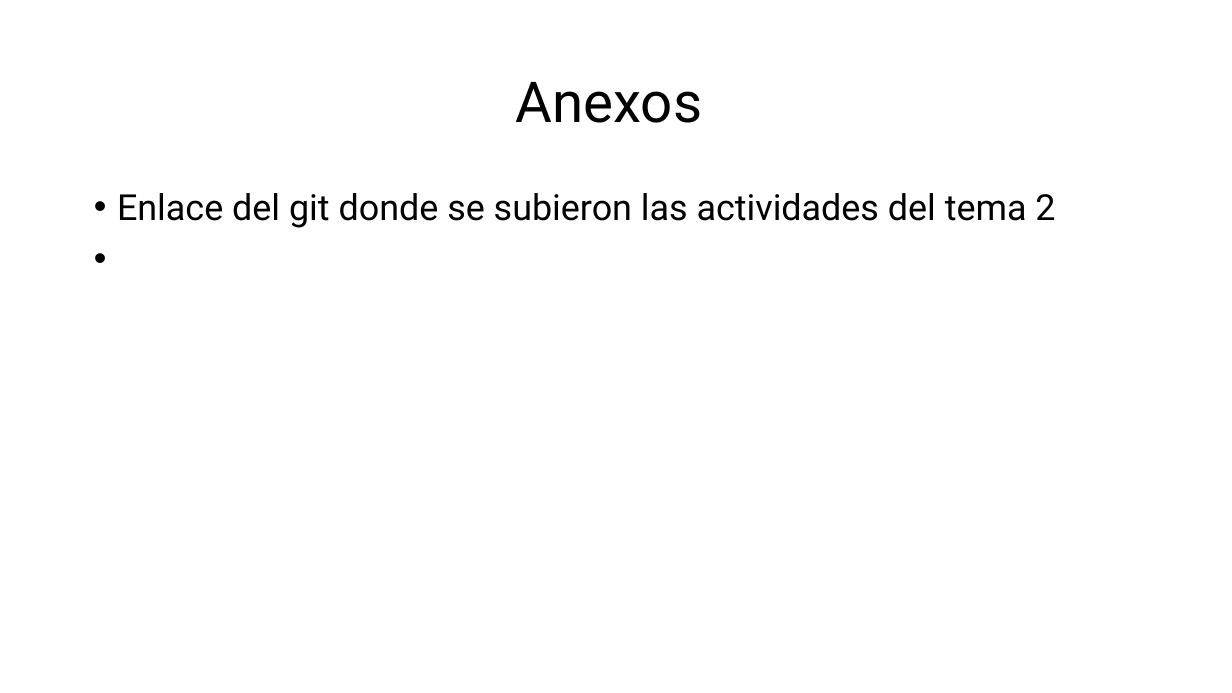
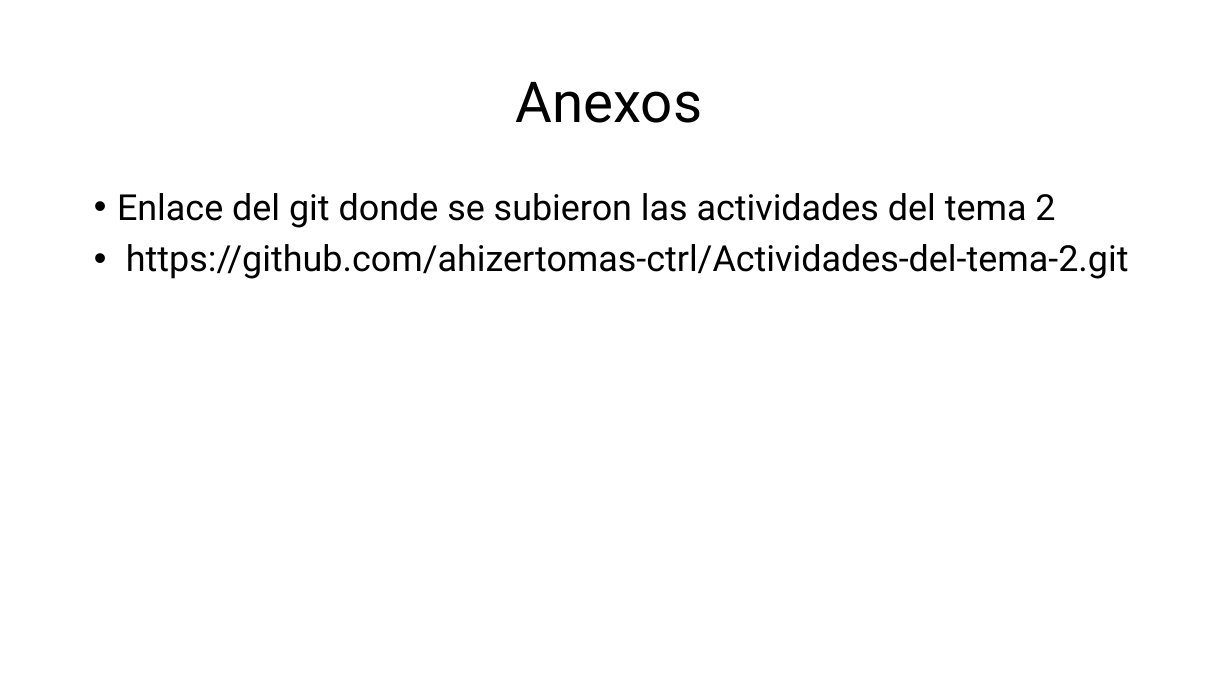
Before and after one commit to ahizertomas-ctrl/Actividades-del-tema-2, a slide deck: slide 21 of Actividad 2.2 Reporte de Practica de Recursividad_AhizerTomas_ED_3ISCM.pptx. Drawn at 1232x693 pixels with LibreOffice and Linux fonts; fonts in the diff are those of the drawing. Boxes give left, top, right and bottom in pixels: in the first picture for what was removed or moved away, otherwise in the second. Text is boxed around its words. In the diff, an @@ line names an element or a change of style, - is before the commit and + after.

Commit message:
Descripción de los cambios realizados

```diff
--- a/Actividad 2.2 Reporte de Practica de Recursividad_AhizerTomas_ED_3ISCM.pptx
+++ b/Actividad 2.2 Reporte de Practica de Recursividad_AhizerTomas_ED_3ISCM.pptx
@@ text at (x1=126, y1=244, x2=1129, y2=279): paragraph added @@
+• https://github.com/ahizertomas-ctrl/Actividades-del-tema-2.git
```
